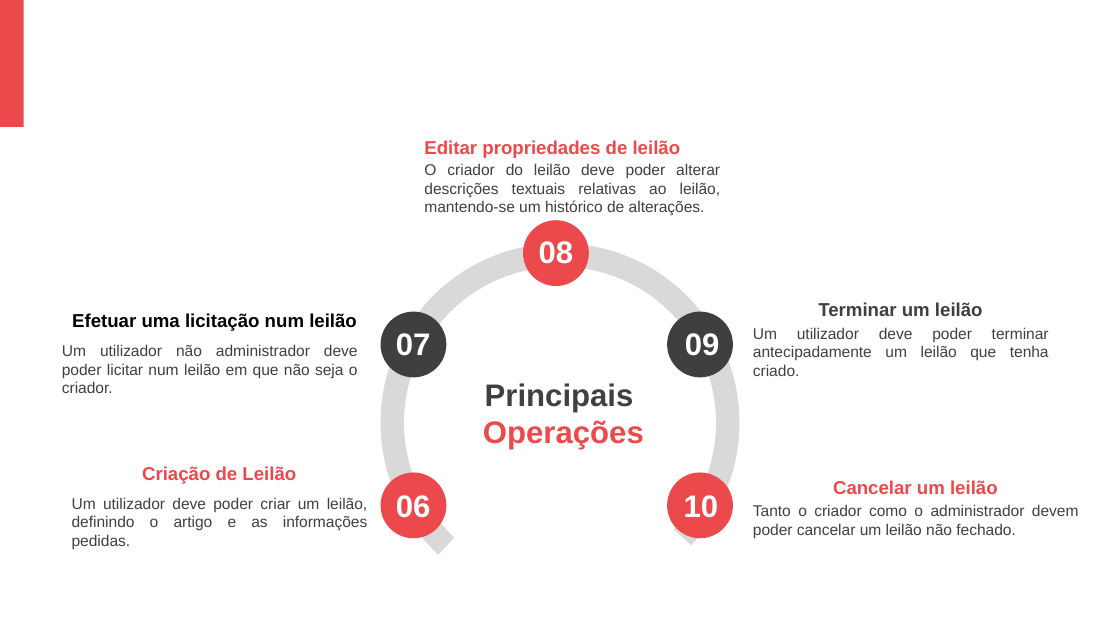
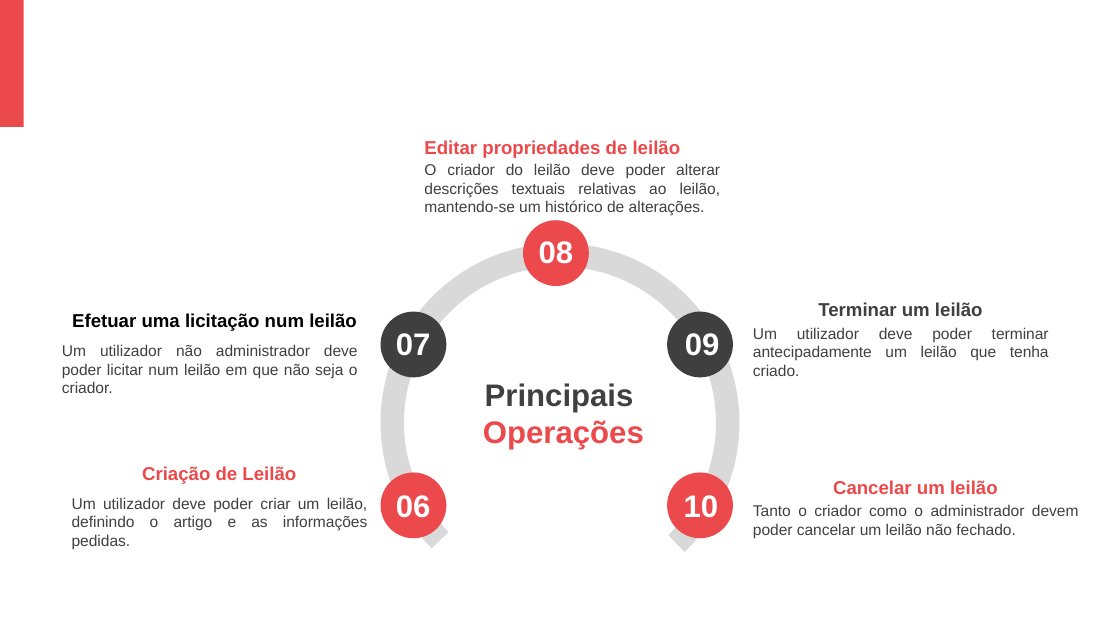
Before and after one commit to smartlord7/Auctionation, a slide deck: slide 9 of bd_presentation.pptx. Drawn at 1120x630 pixels with LibreOffice and Linux fonts; fonts in the diff are those of the drawing; background and template pictures are left out. Boxes give left, top, right and bottom in pixels: in the first picture for what was removed or moved away, otherwise in the second. Text is boxed around its words. In the diff, an @@ line names an element or a change of style, - is before the commit and + after.

```diff
--- a/bd_presentation.pptx
+++ b/bd_presentation.pptx
@@ arch (boxed as its full ring) at (x1=372, y1=234, x2=748, y2=610): rotation 0 to 2 degrees @@
```
Also in this commit, not shown: 2 other slides changed.
